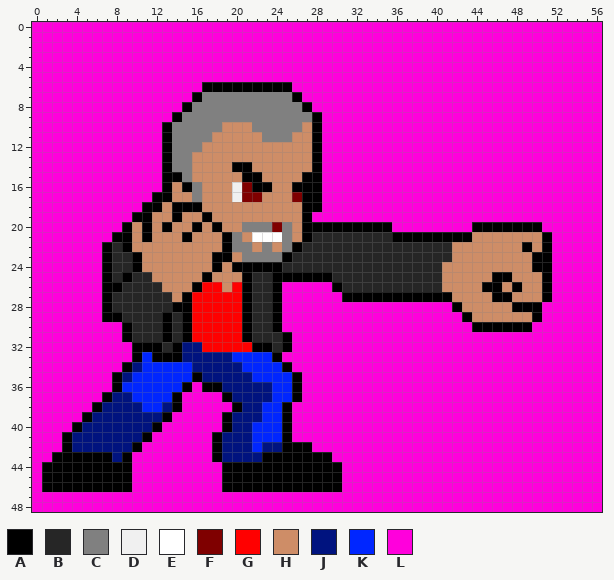
Pixel-art sprite -- chars/ryuu/sprites/standing_light_punch_2.png. This is how it looked before the edit.
The file is 57x49 pixels.
Palette (. is transparent): A #000000  B #262626  C #808080  D #f0f0f0  E #ffffff  F #7f0000  G #ff0000  H #ce8d67  J #00137f  K #0026ff  L #ff00dc
Pixels before (only the part around the change), first column x 0:
40 LLLLAJJJJJJJALLLLLLAJJKKKALLLLLLLLLLLLLLL
41 LLLAJJJJJJJALLLLLLAJJJKKKALLLLLLLLLLLLLLL
42 LLLAJJJJJJALLLLLLLAJJJKJJAAALLLLLLLLLLLLL
43 LLAAAAAAJALLLLLLLLAJJJJAAAAAAALLLLLLLLLLL
44 LAAAAAAAAALLLLLLLLLAAAAAAAAAAAALLLLLLLLLL
45 LAAAAAAAAALLLLLLLLLAAAAAAAAAAAALLLLLLLLLL
46 LAAAAAAAAALLLLLLLLLAAAAAAAAAAAALLLLLLLLLL
47 LLLLLLLLLLLLLLLLLLLLLLLLLLLLLLLLLLLLLLLLL
48 LLLLLLLLLLLLLLLLLLLLLLLLLLLLLLLLLLLLLLLLL
The result:
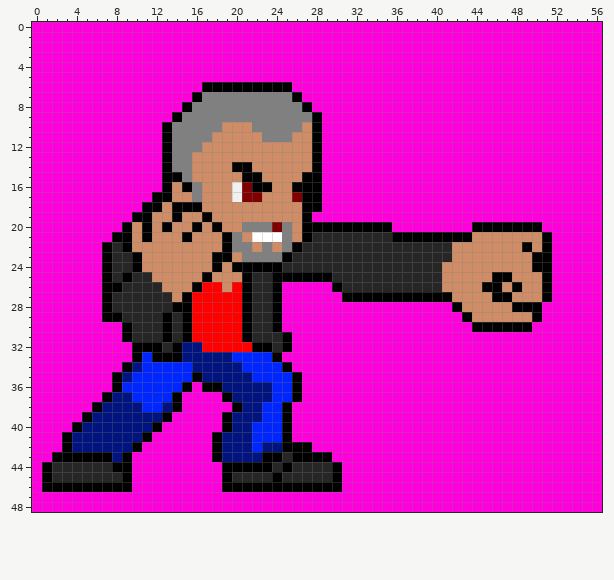
From old to new:
The edit turns colour A into colour B in row 43 at x 25; in row 44 at x 2 to 7, 24 and 26 to 29; in row 45 at x 2 to 8, 20 to 23 and 25 to 29.
